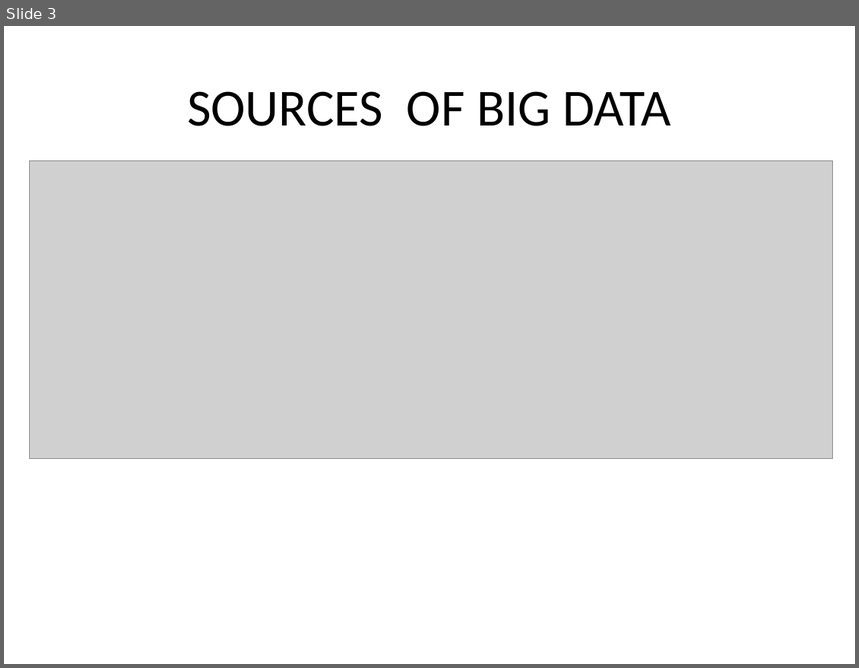
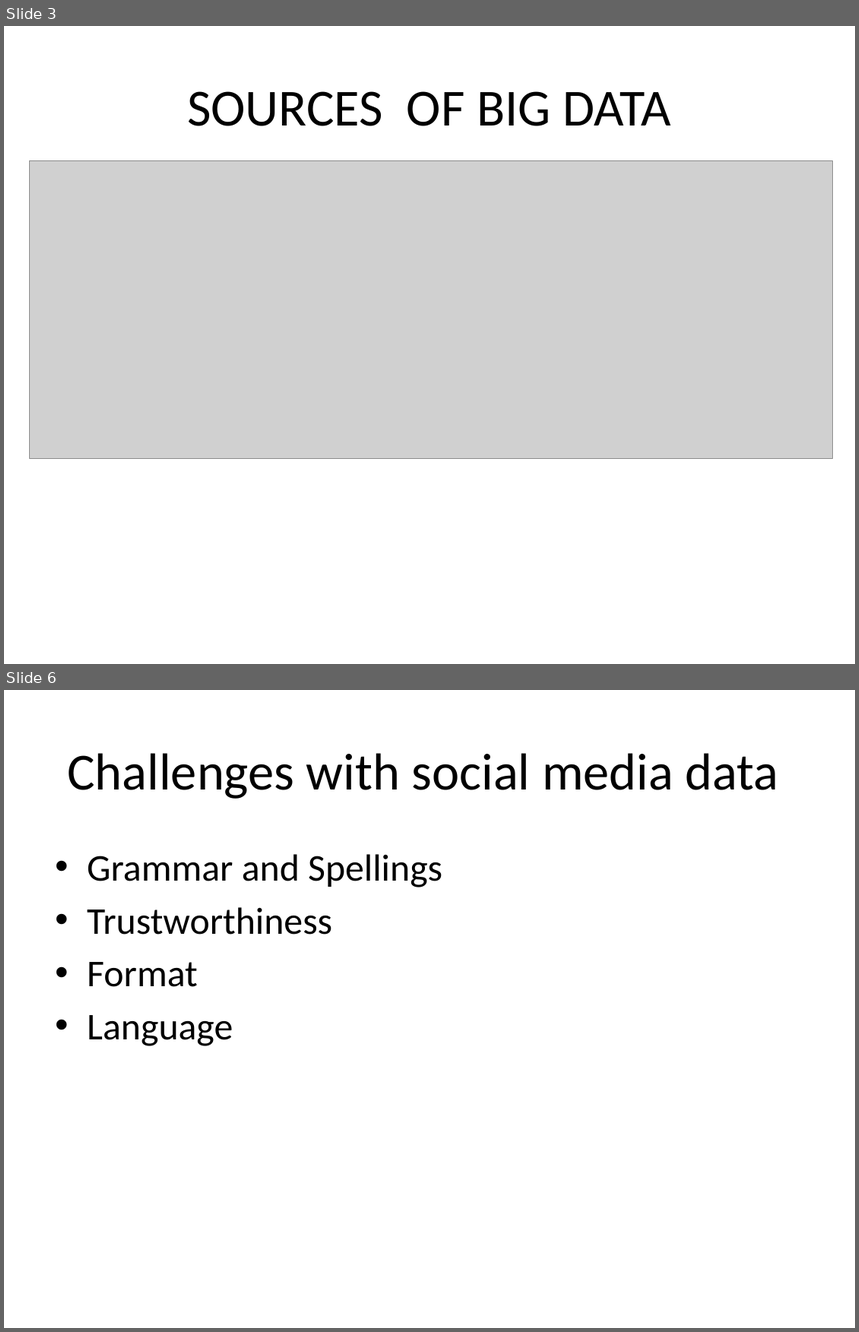
Before and after one commit to abhilashsaj/Big-Data-Analytics-and-Visualization, a slide deck: Paper 1/Paper Presentation.pptx. Shown one above the other, each under a label of ours: slide 3 before the commit, slides 3 and 6 after it; the slides between them are not shown. The pictures are 859x668 and 859x1332 pixels, drawn with LibreOffice and Linux fonts; fonts in the diff are those of the drawing; grey boxes stand for pictures. Boxes give left, top, right and bottom in pixels: in the first picture for what was removed or moved away, otherwise in the second. Text is boxed around its words. In the diff, an @@ line names an element or a change of style, - is before the commit and + after.

```diff
--- a/Paper 1/Paper Presentation.pptx
+++ b/Paper 1/Paper Presentation.pptx
@@ slide 6 added at [4,690,855,1328], background #FFFFFF @@
@@ title added at [67,753,779,799], 44 pt, text #000000 @@
+Challenges with social media data
@@ text added at [87,854,443,1046], 32 pt, text #000000 @@
+• Grammar and Spellings
+• Trustworthiness
+• Format
+• Language
```
Also in this commit, not shown: 1 slide changed, 2 other slides added, 1 other file.
